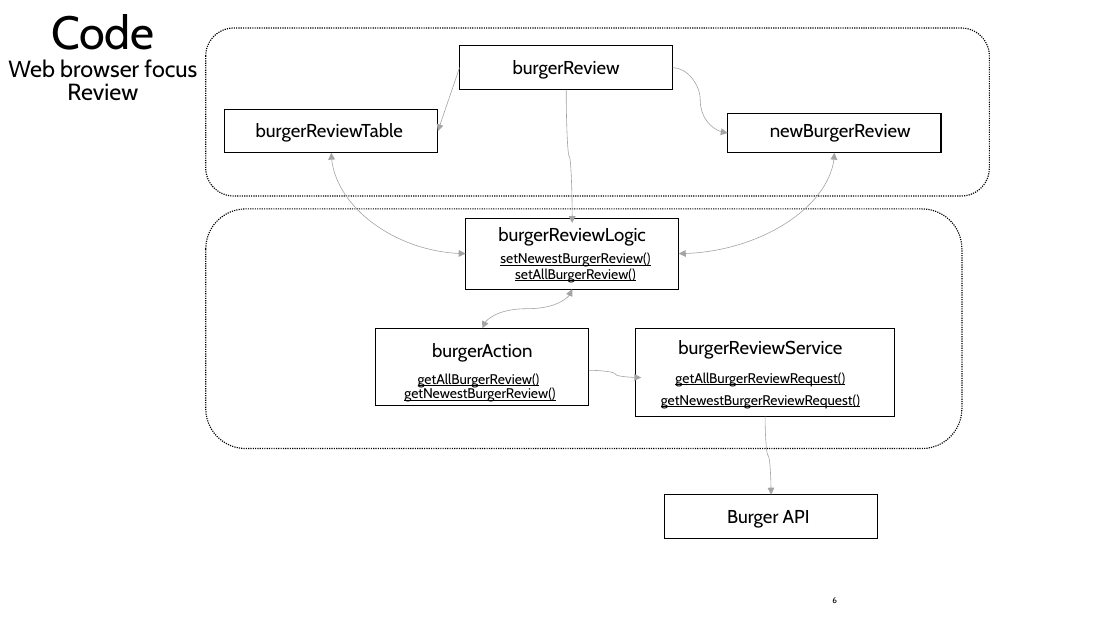
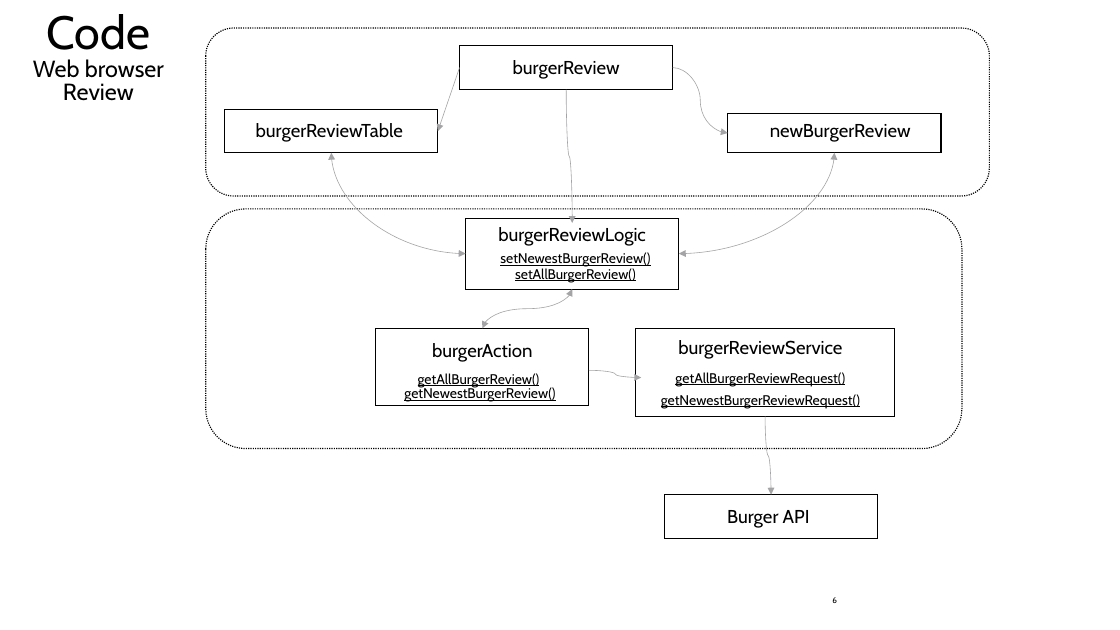
Before and after one commit to JimmyLillegaard/burgerApplication, a slide deck: slide 6 of TB.pptx. Drawn at 1120x630 pixels with LibreOffice and Linux fonts; fonts in the diff are those of the drawing. Boxes give left, top, right and bottom in pixels: in the first picture for what was removed or moved away, otherwise in the second. Text is boxed around its words. In the diff, an @@ line names an element or a change of style, - is before the commit and + after.

```diff
--- a/TB.pptx
+++ b/TB.pptx
@@ title at [33,14,164,101]: text changed @@
-Code
-Web browser focus
-Review
+Code
+Web browser
+Review
```
Also in this commit, not shown: 3 other slides changed, 4 other files.
